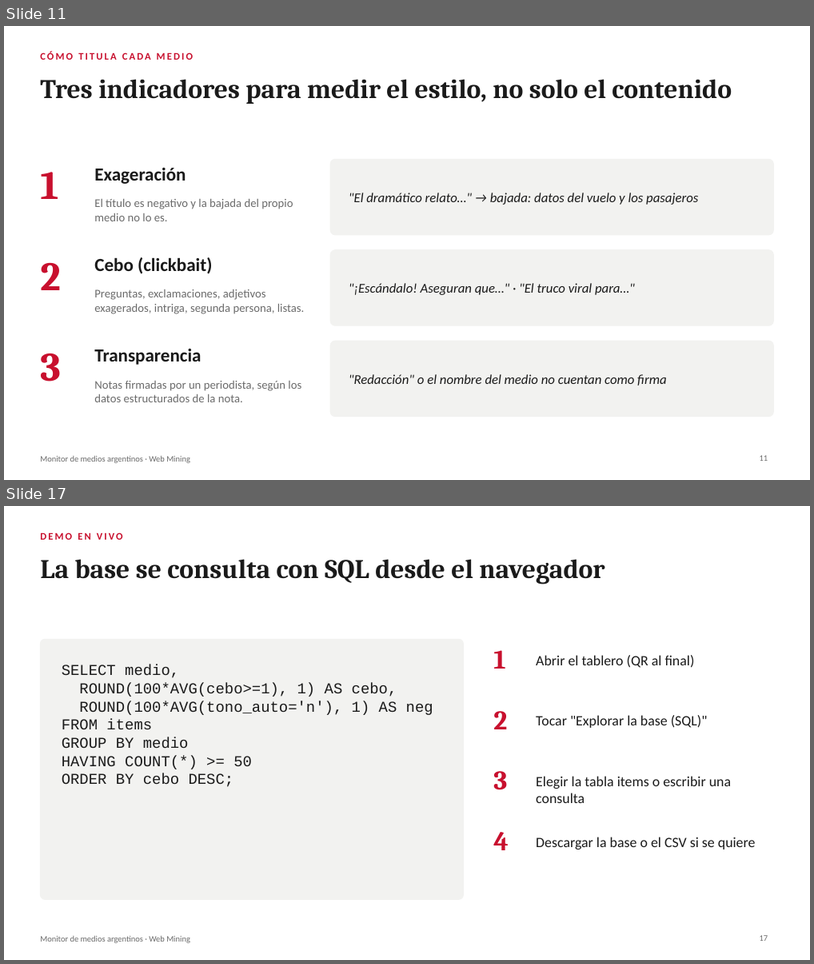
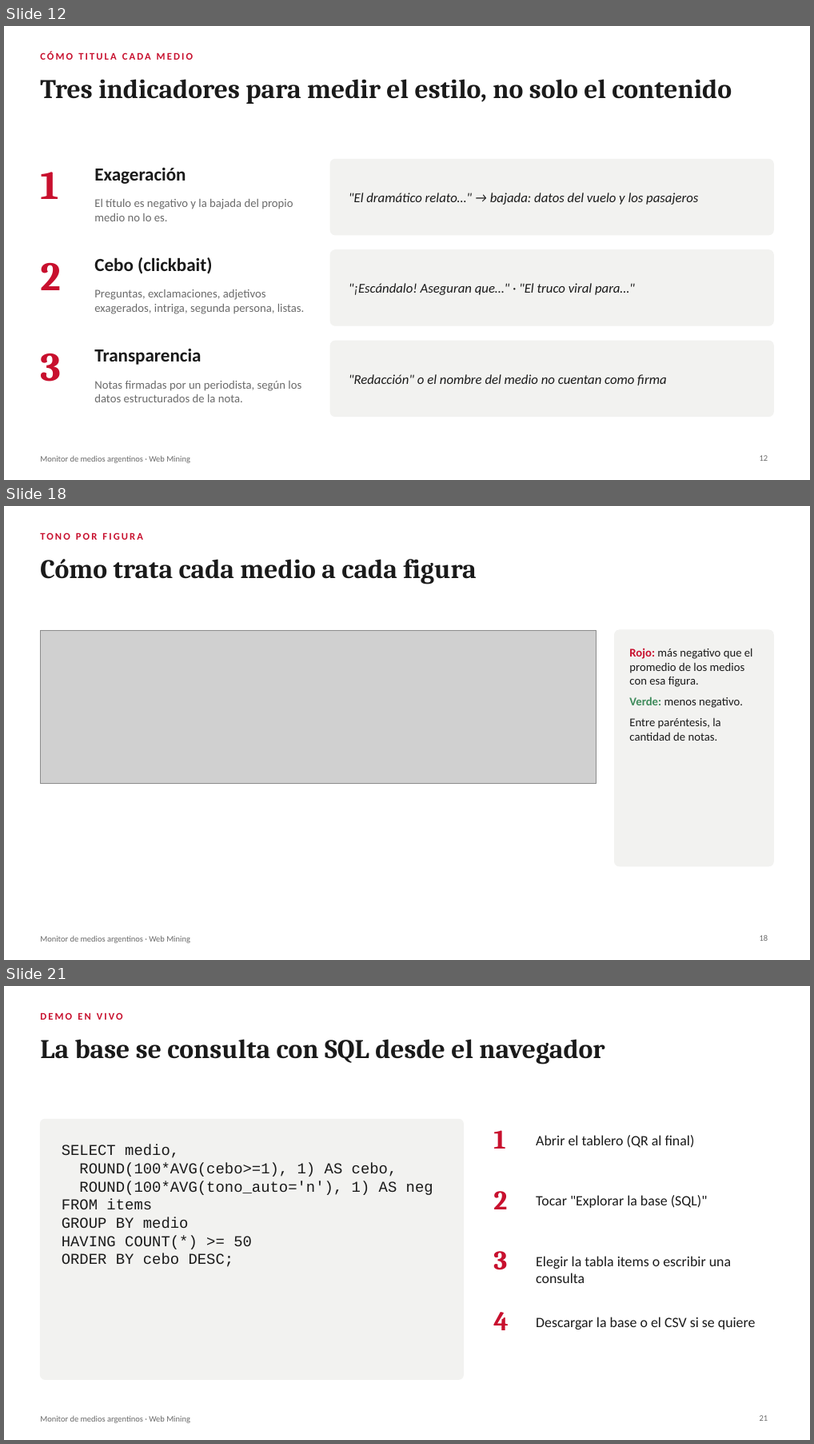
Before and after one commit to miguegarrone-blip/Web-Mining, a slide deck: docs/presentacion-tp.pptx. Shown one above the other, each under a label of ours: slides 11 and 17 before the commit, slides 12, 18 and 21 after it; the slides between them are not shown. The pictures are 814x964 and 814x1444 pixels, drawn with LibreOffice and Linux fonts; fonts in the diff are those of the drawing; grey boxes stand for pictures. Boxes give left, top, right and bottom in pixels: in the first picture for what was removed or moved away, otherwise in the second. Text is boxed around its words. In the diff, an @@ line names an element or a change of style, - is before the commit and + after.

```diff
--- a/docs/presentacion-tp.pptx
+++ b/docs/presentacion-tp.pptx
@@ slide 18 added at <box>4,506,810,960</box>, background #FFFFFF; not listed: 1 template element that a slide beside it also shows @@
@@ text added at <box>40,532,143,540</box>, 12 pt, text #C8102E, bold @@
+TONO POR FIGURA
@@ title added at <box>40,559,477,584</box>, 32 pt, text #1A1A1A, bold @@
+Cómo trata cada medio a cada figura
@@ picture added at <box>40,630,597,783</box> @@
@@ rounded rectangle added at <box>615,630,774,866</box>, fill #F2F2F0, outline #F2F2F0 1 pt @@
@@ text added at <box>630,648,754,740</box>, 14 pt, text #1A1A1A @@
+Rojo: más negativo que el promedio de los medios con esa figura.
+Verde: menos negativo.
+Entre paréntesis, la cantidad de notas.
@@ page number added at <box>760,935,769,940</box>, 10 pt, text #6B6B6B @@
+18
@@ what was slide 11 is now slide 12 @@
@@ what was slide 17 is now slide 21 @@
@@ page number at <box>760,1415,769,1420</box>: text changed @@
-17
+21
```
Also in this commit, not shown: 9 slides changed, 3 other slides added, 12 other files.
